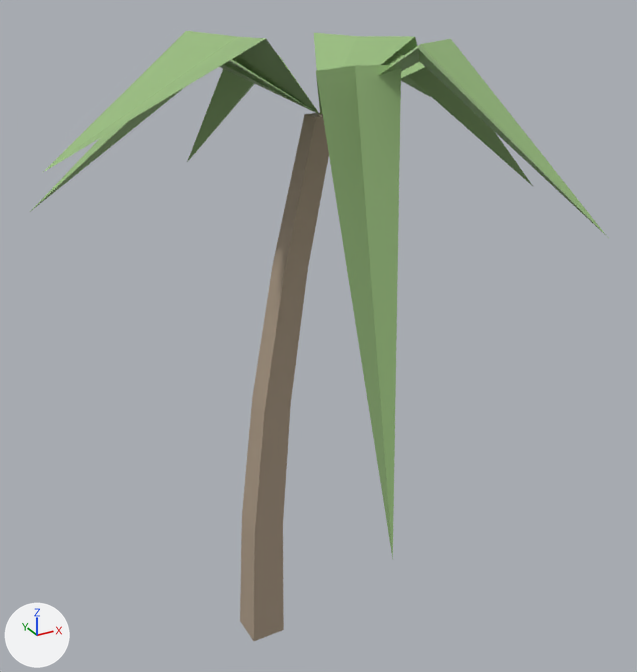
What one commit did to the Blender file assets-src/models/palm/palm.blend.
Both versions are drawn from a 50 mm lens placed at (-3.21, -7.16, 6.99), pointed at (0.73, 0.0, 3.41). Lighting does not change. The marker at lower left points along +X, +Y and +Z. The older version comes first.

Before the edit, the objects in view are built like this:
```python
me_fronds = bpy.data.meshes.new('fronds')
me_fronds.from_pydata(...)  # 42 vertices, 56 faces; spans x -1.84..3.43, y -2.38..2.08, z 2.03..6.35
me_fronds.materials.append(mat_fronds)  # green #97bc7c
me_trunk = bpy.data.meshes.new('trunk')
me_trunk.from_pydata(...)  # 20 vertices, 18 faces; spans x -0.18..0.86, y -0.18..0.18, z 0.0..5.6
me_trunk.materials.append(mat_trunk)  # beige #ad9b86
ob_fronds = bpy.data.objects.new('fronds', me_fronds)
ob_fronds.location = (0.0, 0.0, 0.0)
ob_trunk = bpy.data.objects.new('trunk', me_trunk)
ob_trunk.location = (0.0, 0.0, 0.0)
```
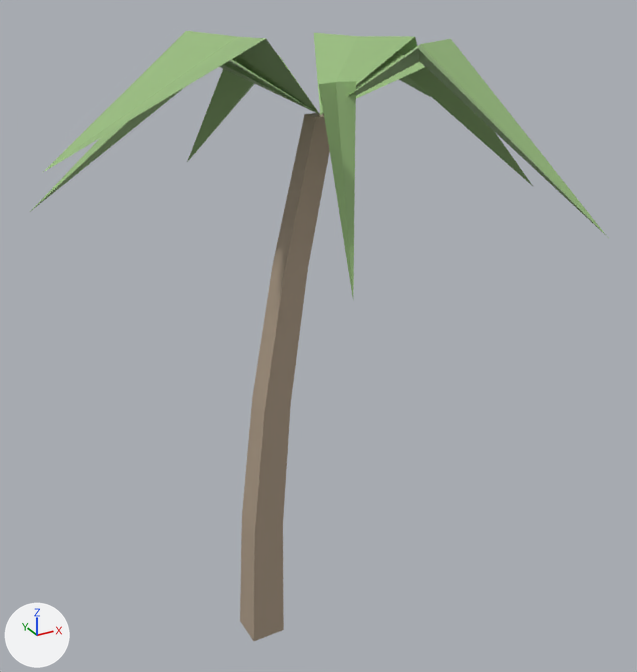
Commit message: Pull the palm's oldest frond in from the trunk

Location of each change, (x1, y1, x2, y2) in pixels of the pictures (637 x 672 px; the box of a moved part takes in the faces that stretch with it):
'fronds', reshaped (50% shorter)
    before: (31, 31, 606, 559)
    after: (31, 31, 606, 297)
part 1 of me_fronds, moved or reshaped
    before: (316, 65, 401, 559)
    after: (319, 81, 356, 297)

The change in detail:
me_fronds is used by ob_fronds; location (0.0, 0.0, 0.0).
me_fronds had 42 vertices, 56 faces and spanned x -1.84..3.43, y -2.38..2.08, z 2.03..6.35.
me_fronds now has 42 vertices, 56 faces and spans x -1.84..3.43, y -2.38..2.08, z 4.09..6.35.
me_fronds part 1: the loose piece of 6 vertices spanning x 0.29..1.1, y -1.89..0.0, z 2.03..6.1 is scaled about its middle by 0.45, then moved by (0.03, 0.51, 0.95).
